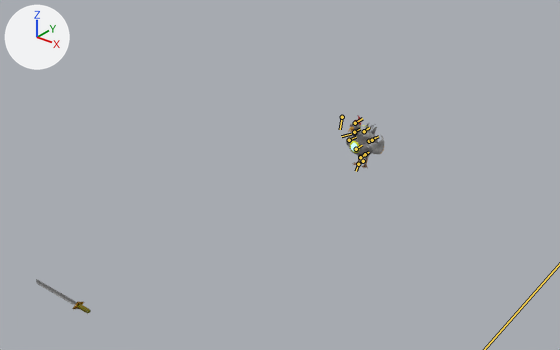
The FBX model ChicknDestroy/desing/Group A/gallina_robot1_katana.fbx: old version first, new version second.
Camera for both pictures: a 50 mm lens placed at (0.0716, -0.1146, 0.0585), pointed at (-0.0113, -0.011, -0.0058). Every picture has the same lights, and +X, +Y and +Z are marked at upper left. Both versions are drawn at frame 1 of the action 'Default Take'; the numbers are the values there. The bones that bend it are drawn over the model as lines.
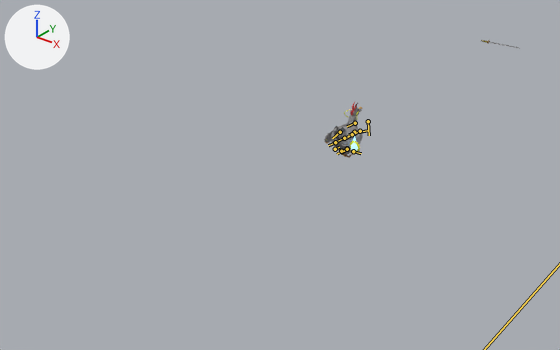
What differs and where, as boxes [x1, y1, x2, y2] in the pictures (560 x 350 px):
'Cylinder', posed
    before: [346, 116, 384, 169]
    after: [324, 102, 363, 158]
'Cube', posed
    before: [36, 279, 91, 314]
    after: [481, 40, 520, 49]
bone 'Bone', root to tip
    before: (354, 133) to (341, 136)
    after: (354, 133) to (367, 130)
bone 'Bone_004', root to tip
    before: (365, 154) to (365, 154)
    after: (342, 151) to (341, 151)
bone 'Bone_005', root to tip
    before: (365, 154) to (369, 152)
    after: (341, 151) to (337, 154)
bone 'Bone_007', root to tip
    before: (363, 161) to (358, 163)
    after: (335, 149) to (339, 147)
bone 'Bone_003', root to tip
    before: (360, 157) to (360, 156)
    after: (347, 148) to (346, 149)
bone 'Bone_006', root to tip
    before: (360, 157) to (364, 155)
    after: (347, 149) to (343, 151)
bone 'Bone_008', root to tip
    before: (358, 164) to (356, 171)
    after: (353, 151) to (361, 153)

What the commit changed:
Bone 'Bone' (bone_bone) turns from (0, 0, 0) to (179, 0, 0) degrees about its own x, y and z.
Bone 'Bone_004' (bone_bone_004) turns from (0, 0, 0) to (0, -95, 0) degrees about its own x, y and z.
Bone 'Bone_005' (bone_bone_005) turns from (0, 0, 0) to (0, -11, 0) degrees about its own x, y and z.
Bone 'Bone_007' (bone_bone_007) turns from (0, 0, 0) to (0, 44, 0) degrees about its own x, y and z.
Bone 'Bone_003' (bone_bone_003) turns from (0, 0, 0) to (0, 62, 0) degrees about its own x, y and z.
Bone 'Bone_006' (bone_bone_006) turns from (0, 0, 0) to (0, 11, 0) degrees about its own x, y and z.
Bone 'Bone_008' (bone_bone_008) turns from (0, 0, 0) to (0, 62, 0) degrees about its own x, y and z.
